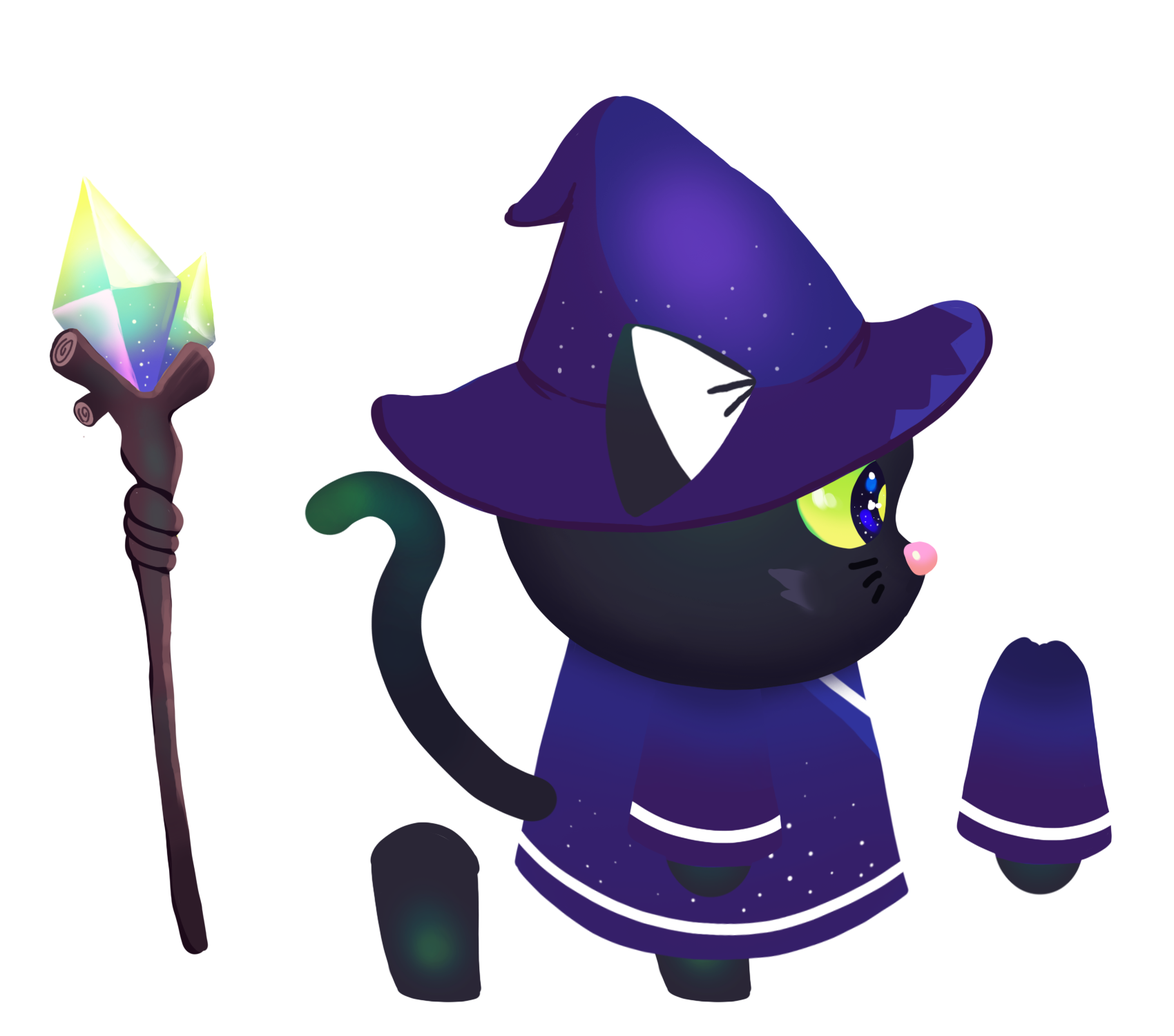
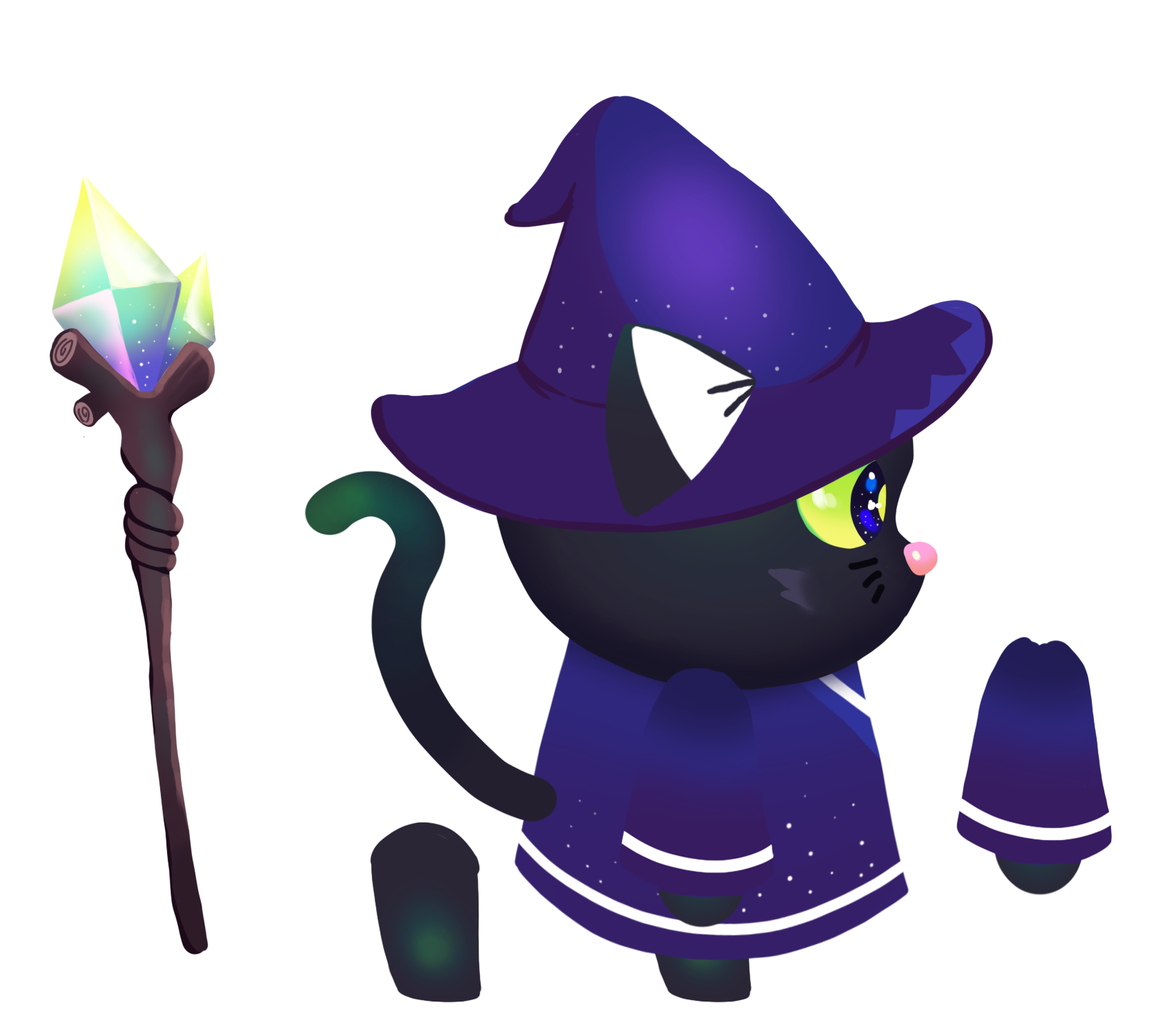
Revision of a layered (1174, 1036) image; what changed, layer by layer:
moved "leftarm" above "weapon", painted on it over [618, 431, 783, 928]
